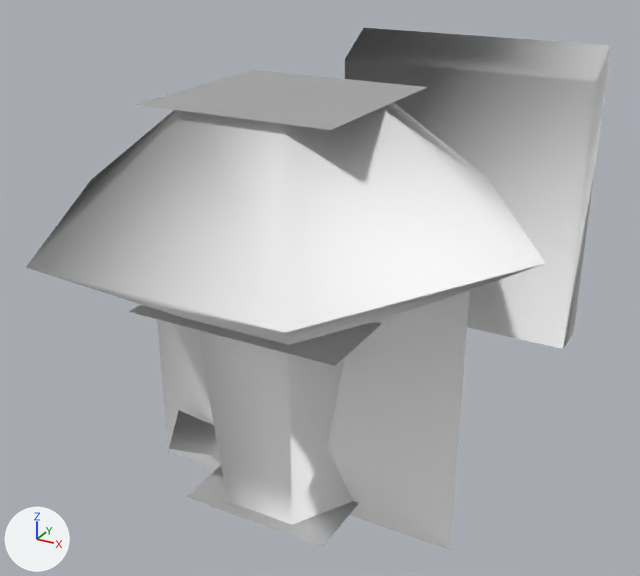
Renders of the glTF model public/3d/item/model__item__room.ofs_3038_0/3038IMRL01_09.gltf from each side of a commit.
The view is the same before and after, from a 50 mm lens placed at (0.923, -2.568, 0.964), pointed at (-0.076, -0.753, 0.056). Lighting does not change. The marker at lower left points along +X, +Y and +Z. The older version comes first.

Before the edit, the objects in view are built like this:
```python
mat_imrl01_09_0 = principled_material('imrl01_09_0')
mat_imrl01_09_0.base_color = (1.0, 1.0, 1.0)  # white #ffffff
mat_imrl01_09_0.roughness = 1.0
mat_imrl01_09_1 = principled_material('imrl01_09_1')
mat_imrl01_09_1.base_color = (1.0, 1.0, 1.0)  # white #ffffff
mat_imrl01_09_1.roughness = 1.0
mat_imrl01_09_2 = principled_material('imrl01_09_2')
mat_imrl01_09_2.base_color = (1.0, 1.0, 1.0)  # white #ffffff
mat_imrl01_09_2.roughness = 1.0
mat_imrl01_09_3 = principled_material('imrl01_09_3')
mat_imrl01_09_3.base_color = (1.0, 1.0, 1.0)  # white #ffffff
mat_imrl01_09_3.roughness = 1.0
me_3038imrl01_09 = bpy.data.meshes.new('3038IMRL01_09')
me_3038imrl01_09.from_pydata(...)  # 69 vertices, 70 faces; spans x -0.56..0.55, y -1.5..0.12, z -0.4..0.6
# faces by material slot: [14, 24, 26, 6]
me_3038imrl01_09.materials.append(mat_imrl01_09_2)  # white #ffffff
me_3038imrl01_09.materials.append(mat_imrl01_09_0)  # white #ffffff
me_3038imrl01_09.materials.append(mat_imrl01_09_3)  # white #ffffff
me_3038imrl01_09.materials.append(mat_imrl01_09_1)  # white #ffffff
ob_3038imrl01_09 = bpy.data.objects.new('3038IMRL01_09', me_3038imrl01_09)
ob_3038imrl01_09.location = (0.0, 0.0, 0.0)
```
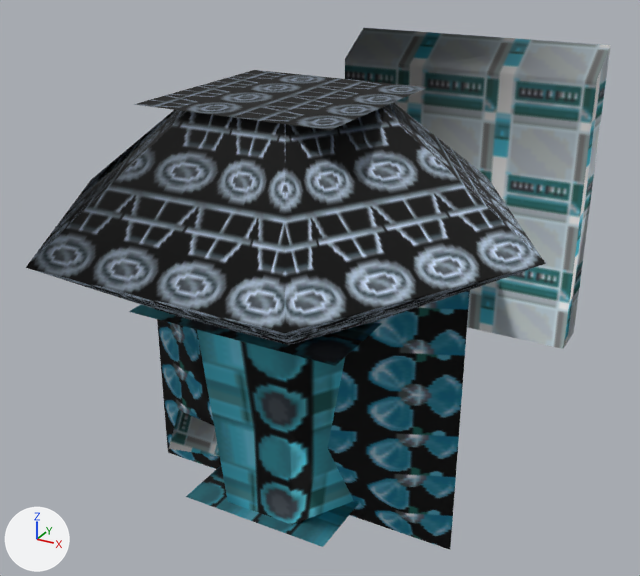
What differs and where, as boxes (x1, y1, x2, y2) in the pictures (640 x 576 px):
'3038IMRL01_09', surface changed (darker)
    both: (26, 28, 610, 550)

Patch to the scene script:
```diff
--- a/public/3d/item/model__item__room.ofs_3038_0/3038IMRL01_09.gltf.py
+++ b/public/3d/item/model__item__room.ofs_3038_0/3038IMRL01_09.gltf.py
@@ img_imrl01_09_1 @@
+img_imrl01_09_1 = load_image('imrl01_09_1', '_unpacked/imrl01_09_1', 32, 32, 'sRGB')
@@ img_imrl01_09_3 @@
+img_imrl01_09_3 = load_image('imrl01_09_3', '_unpacked/imrl01_09_3', 32, 32, 'sRGB')
@@ img_imrl01_09_0 @@
+img_imrl01_09_0 = load_image('imrl01_09_0', '_unpacked/imrl01_09_0', 32, 32, 'sRGB')
@@ img_imrl01_09_2 @@
+img_imrl01_09_2 = load_image('imrl01_09_2', '_unpacked/imrl01_09_2', 32, 32, 'sRGB')
@@ mat_imrl01_09_2 @@
 mat_imrl01_09_2 = principled_material('imrl01_09_2')
-mat_imrl01_09_2.base_color = (1.0, 1.0, 1.0)  # white #ffffff
+mat_imrl01_09_2.texture = img_imrl01_09_2
 mat_imrl01_09_2.roughness = 1.0
@@ mat_imrl01_09_0 @@
 mat_imrl01_09_0 = principled_material('imrl01_09_0')
-mat_imrl01_09_0.base_color = (1.0, 1.0, 1.0)  # white #ffffff
+mat_imrl01_09_0.texture = img_imrl01_09_0
 mat_imrl01_09_0.roughness = 1.0
@@ mat_imrl01_09_3 @@
 mat_imrl01_09_3 = principled_material('imrl01_09_3')
-mat_imrl01_09_3.base_color = (1.0, 1.0, 1.0)  # white #ffffff
+mat_imrl01_09_3.texture = img_imrl01_09_3
 mat_imrl01_09_3.roughness = 1.0
@@ mat_imrl01_09_1 @@
 mat_imrl01_09_1 = principled_material('imrl01_09_1')
-mat_imrl01_09_1.base_color = (1.0, 1.0, 1.0)  # white #ffffff
+mat_imrl01_09_1.texture = img_imrl01_09_1
 mat_imrl01_09_1.roughness = 1.0
```
